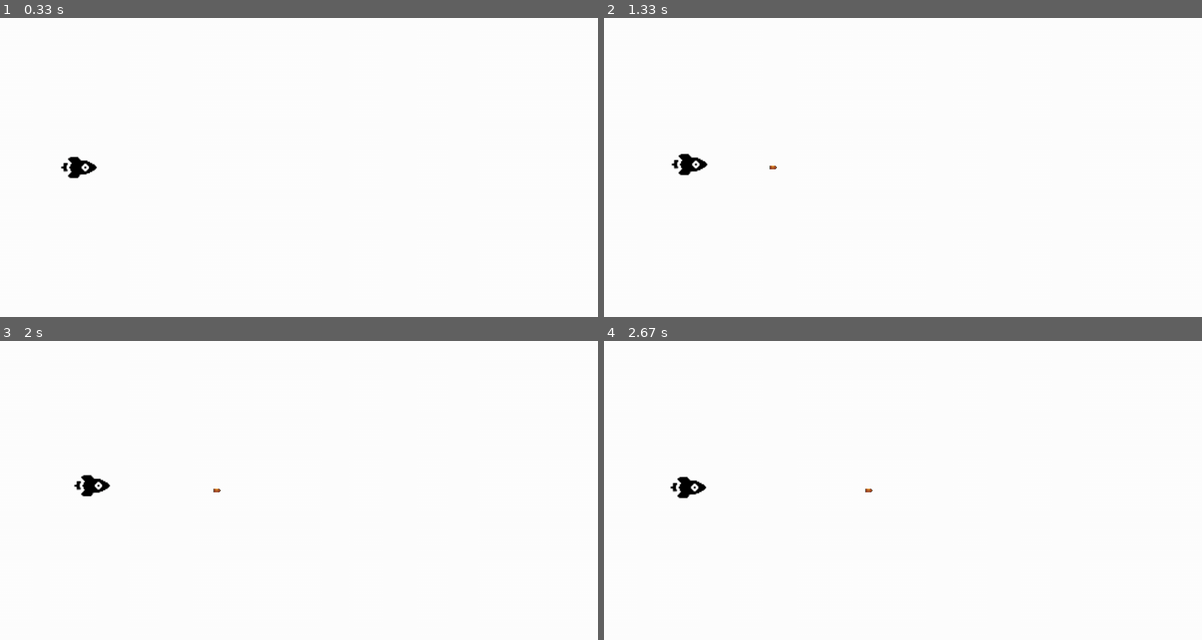
Above: before the commit, frames 1-4 (two rows, left to right).
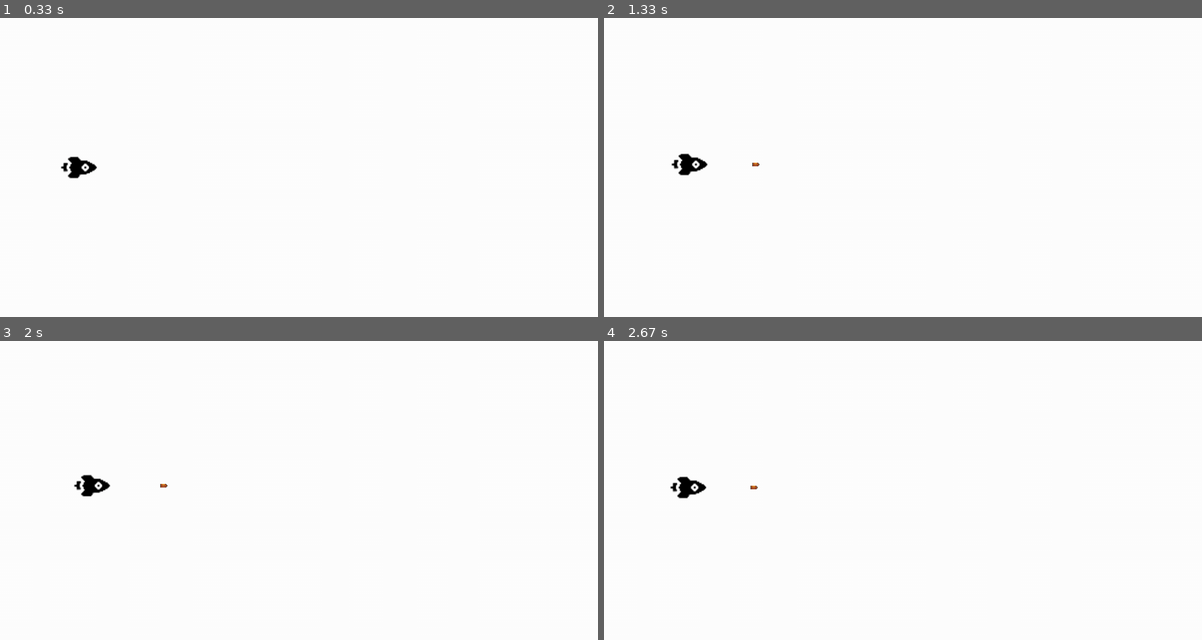
Above: after the commit, the same moments.

Repository: Rmdru/HR-pygame
Game: pygame game, started from main.py
Same seed, same stepped clock (60 frames per second), same inputs: the game is played once before the commit and once after it.
Inputs:
- Up to frame 1 (0.33 s): no input
- Up to frame 2 (1.33 s): tap Space at 0.33, 0.73, 1.03, 1.23 s; hold D 0.67-1.13 s; hold W from 1.17 s (still down)
- Up to frame 3 (2 s): release W at 1.47 s; hold D 1.5-1.97 s; tap Space at 1.57, 1.87 s
- Up to frame 4 (2.67 s): hold A 2-2.53 s; tap Space at 2.07, 2.37, 2.63 s; hold S from 2.57 s (still down)

Frame 1 is identical in both runs. In frame 2, less than 0.1% of the frame differs, in the area x 24-29%, y 48-51%; in frame 3, less than 0.1%; in frame 4, less than 0.1%, in the area x 24-45%, y 48-51%.

Commit message:
kan nu oneindig kogels schieten kogels corresponderen met y waarde van player - kogels zijn ook na het schieten gekoppeld aan de x, y van de player - kogels verschijnen op een (playerX waarde)^?

Diff:
--- a/main.py
+++ b/main.py
@@ -28,9 +28,9 @@
 BulletImg = pygame.image.load("bullet.png")
 BulletImg_X_size = 32
 BulletImg_Y_size = 32
-bulletX = playerX + (PlayerImg_X_size - 15)
+bulletX = playerX
 bulletY = playerY + (BulletImg_Y_size // 2)
-bulletX_change = 2
+bulletX_change = 0
 bulletY_change = 0
 bullet_state = "ready"
 
@@ -43,7 +43,7 @@
 def fire_bullet(x, y):
     global bullet_state
     bullet_state = "fire"
-    screen.blit(BulletImg, (bulletX, bulletY))
+    screen.blit(BulletImg, (x + (BulletImg_X_size // 2 ), y + (BulletImg_Y_size // 2)))
 
 # Game Loop
 running = True
@@ -77,9 +77,11 @@
             if event.key == pygame.K_s:
                 playerY_change = +0.4
                 print("Key s is pressed")
+
             ## Shooting
             if event.key == pygame.K_SPACE:
-                fire_bullet(playerY, playerX)
+                bulletX = playerX
+                fire_bullet(playerX, playerY)
                 print("Key space is pressed")
 
         # If keystroke is released, change speed to 0
@@ -111,9 +113,15 @@
     if playerX >= screen_width * 0.60:
         playerX = screen_width * 0.60
 
+    # Bullet movement
     if bullet_state == "fire":
-        fire_bullet(playerY,(playerX - 15))
+        fire_bullet((bulletX + playerX), playerY)
         bulletX += bulletX_change
+
+    # Reset bullet if it hits the border
+    if bulletX >= screen_width:
+        bulletX = playerX
+        bullet_state = "ready"
 
     player(playerX, playerY)
 
